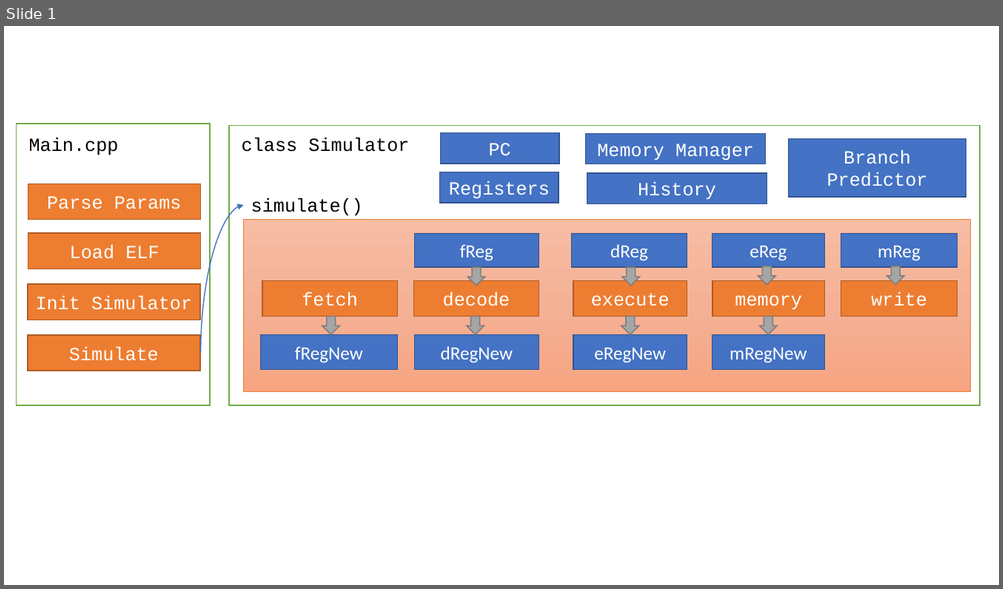
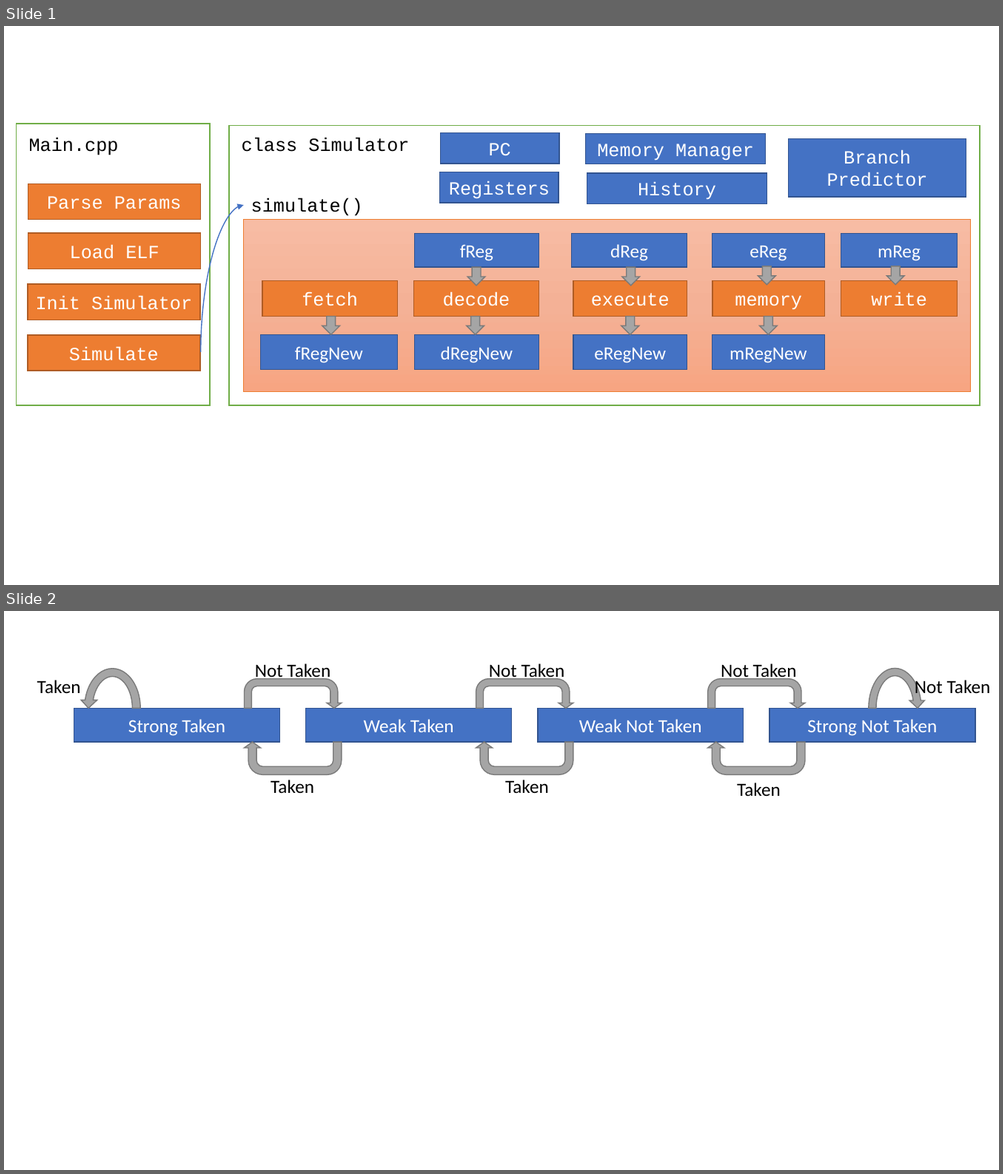
Before and after one commit to hehao98/RISCV-Simulator, a slide deck: doc/Graphs.pptx. Shown one above the other, each under a label of ours: slide 1 before the commit, slides 1 and 2 after it. The pictures are 1003x589 and 1003x1174 pixels, drawn with LibreOffice and Linux fonts; fonts in the diff are those of the drawing. Boxes give left, top, right and bottom in pixels: in the first picture for what was removed or moved away, otherwise in the second. Text is boxed around its words. In the diff, an @@ line names an element or a change of style, - is before the commit and + after.

```diff
--- a/doc/Graphs.pptx
+++ b/doc/Graphs.pptx
@@ slide 2 added at (x1=4, y1=611, x2=999, y2=1170), background #FFFFFF @@
@@ group added at (x1=37, y1=664, x2=990, y2=796): 8 texts, 6 uturn arrows, 4 rectangles, 2 circular arrows @@
+Strong Taken
+Weak Taken
+Weak Not Taken
+Strong Not Taken
+Not Taken
+Not Taken
+Not Taken
+Taken
+Taken
+Taken
+Taken
+Not Taken
```
Also in this commit, not shown: 3 other files.
